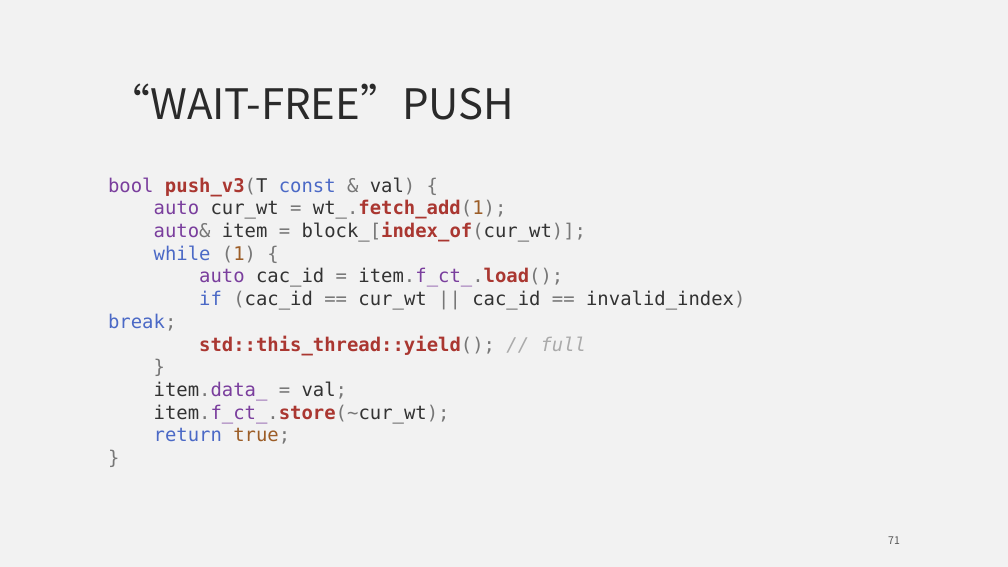
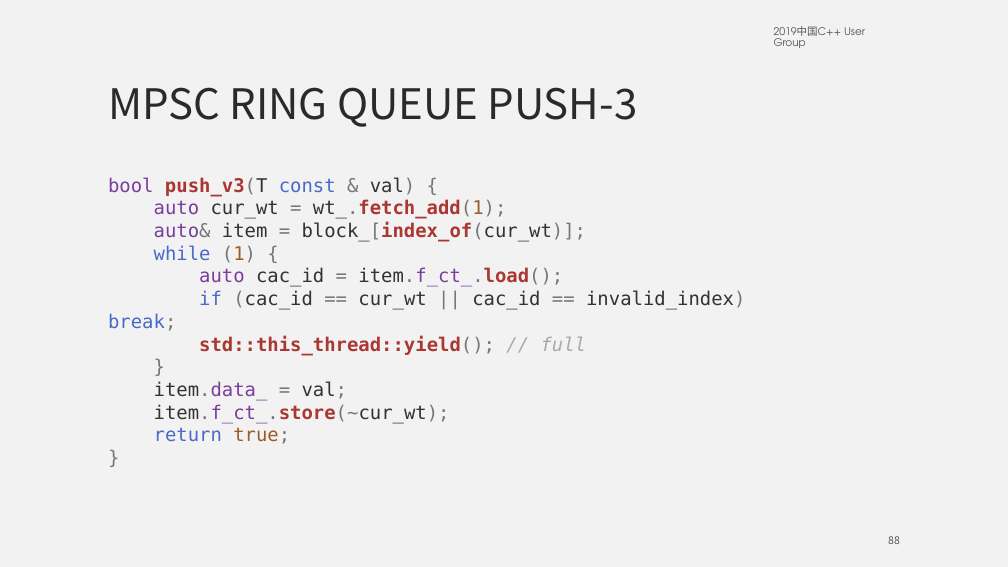
Before and after one commit to mutouyun/lock-free-queue, a slide deck: slide 88 of lock-free.pptx (slide 71 before the commit). Drawn at 1008x567 pixels with LibreOffice and Linux fonts; fonts in the diff are those of the drawing. Boxes give left, top, right and bottom in pixels: in the first picture for what was removed or moved away, otherwise in the second. Text is boxed around its words. In the diff, an @@ line names an element or a change of style, - is before the commit and + after.

```diff
--- a/lock-free.pptx
+++ b/lock-free.pptx
@@ text added at (774,26,865,48), 10 pt, text #545454 @@
+2019中国C++ User Group
@@ title at (108,87,638,127): text changed @@
-“WAIT-FREE”PUSH
+MPSC RING QUEUE PUSH-3
@@ page number at (888,536,900,544): text changed @@
-71
+88
```
Also in this commit, not shown: 95 other slides changed, 17 slides added.
